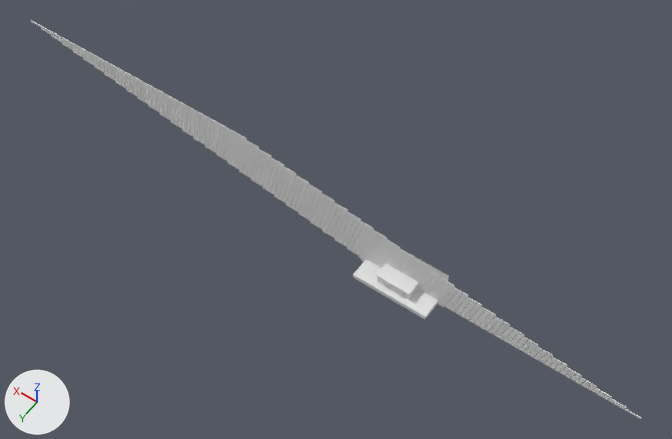
A saved change to the Blender file assets/models/blend/initTable.blend.
Before and after are seen from a 50 mm lens placed at (-95.0, 171.0, 287.0), pointed at (31.0, -7.0, 8.0). The axes (+X, +Y, +Z) are drawn at lower left. The lights are the same throughout.

The scene before the commit, as lines of its bpy script (objects in view):
```python
me_cube_001 = bpy.data.meshes.new('Cube.001')
me_cube_001.from_pydata(...)  # 296 vertices, 294 faces; spans x -7.49..7.49, y -3.69..3.69, z -0.35..0.35
me_cube_001.polygons.foreach_set('use_smooth', [True] * 294)
me_cube_013 = bpy.data.meshes.new('Cube.013')
me_cube_013.from_pydata(...)  # 36 vertices, 34 faces; spans x -1.79..1.79, y -0.22..0.22, z -1.0..1.0
me_cube_014 = bpy.data.meshes.new('Cube.014')
me_cube_014.from_pydata(...)  # a box spanning x -1.0..1.0, y -1.0..1.0, z -1.0..1.0
ob_cube = bpy.data.objects.new('Cube', me_cube_001)
ob_cube.location = (0.0, -2.3, 0.0)
ob_cube_006 = bpy.data.objects.new('Cube.006', me_cube_013)
ob_cube_006.location = (-96.3, -5.3, -5.4)
ob_cube_006.scale = (0.545, 0.545, 0.545)
_m = ob_cube_006.modifiers.new('Array', 'ARRAY')
_m.count = 57
_m.relative_offset_displace = (1.05, 0.0, 0.0)
_m.use_merge_vertices = True
_m = ob_cube_006.modifiers.new('Array.001', 'ARRAY')
_m.count = 30
_m.relative_offset_displace = (0.05, 0.0, 1.06)
_m.use_merge_vertices = True
ob_cube_007 = bpy.data.objects.new('Cube.007', me_cube_014)
ob_cube_007.location = (0.0, -1.3, -5.1)
ob_cube_007.scale = (16.2, -4.85, 1.0)
```
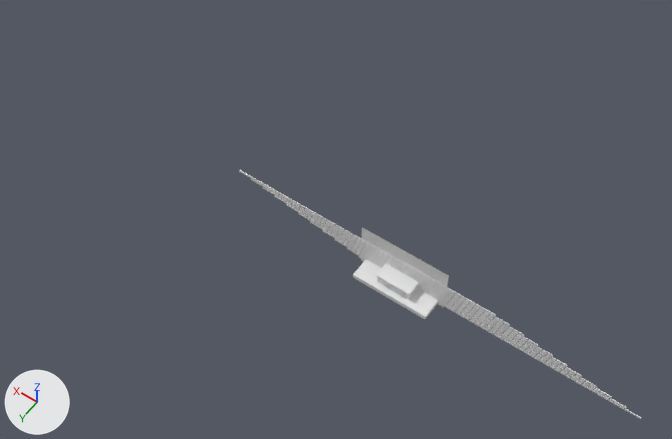
Location of each change, [x1, y1, x2, y2] in pixels of the pictures (672 x 439 px):
'Cube.006', modifiers changed (34% narrower, 38% shorter): before [31, 20, 641, 419]; after [239, 170, 641, 419]

The change in detail:
Object 'Cube.006' (ob_cube_006) has a ARRAY modifier named 'Array.001'.
On modifier 'Array.001' of object 'Cube.006' (ob_cube_006), count goes from 30 to 11.
